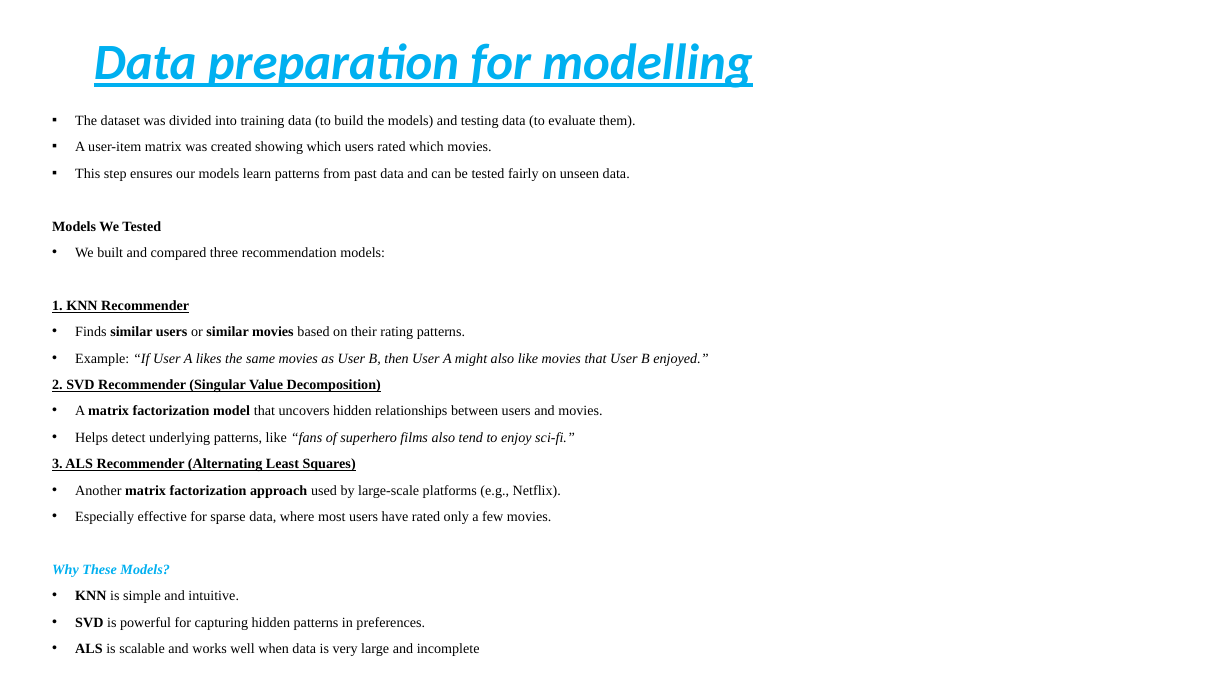
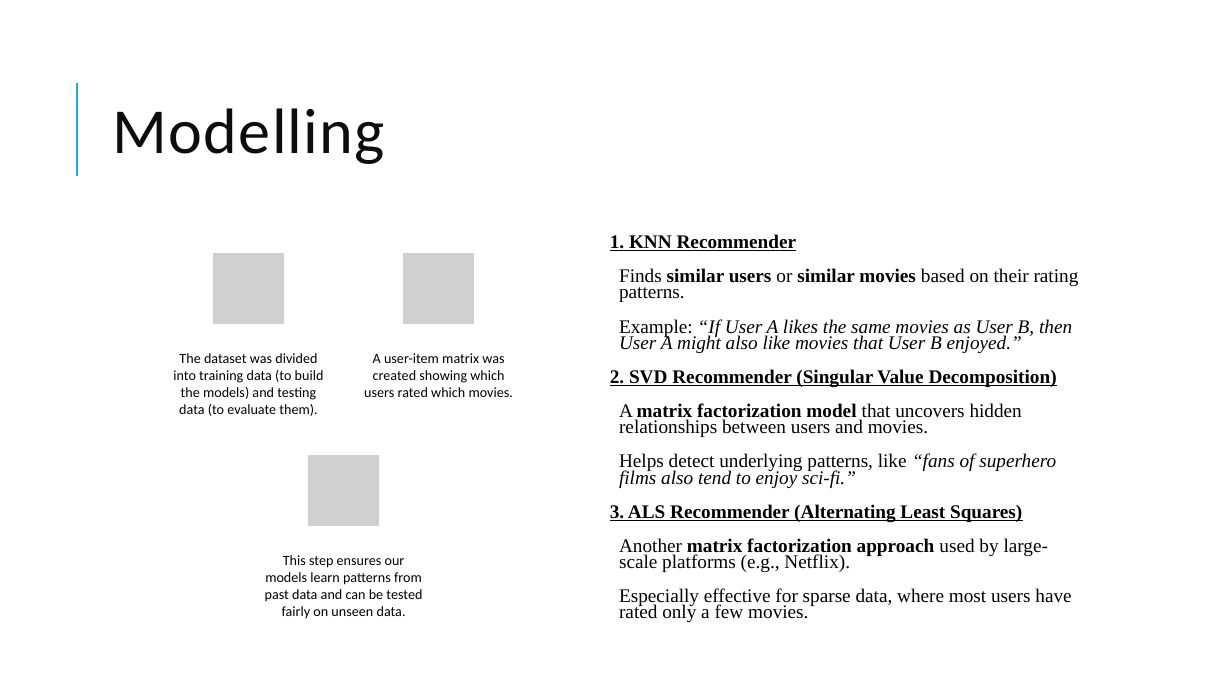
Before and after one commit to H-Rumenya/Group_2_P4_Project, a slide deck: slide 10 of Non-Technical Presentation.pptx (slide 9 before the commit). Drawn at 1232x693 pixels with LibreOffice and Linux fonts; fonts in the diff are those of the drawing; grey boxes stand for pictures. Boxes give left, top, right and bottom in pixels: in the first picture for what was removed or moved away, otherwise in the second. Text is boxed around its words. In the diff, an @@ line names an element or a change of style, - is before the commit and + after.

```diff
--- a/Non-Technical Presentation.pptx
+++ b/Non-Technical Presentation.pptx
@@ title removed at [94,43,752,88] @@
-Data preparation for modelling
@@ line added from (77, 176) to (77, 83), #1CADE4 1.5 pt @@
@@ text at [52,115,636,260]: paragraphs removed @@
-▪ The dataset was divided into training data (to build the models) and testing data (to evaluate them).
-▪ A user-item matrix was created showing which users rated which movies.
-▪ This step ensures our models learn patterns from past data and can be tested fairly on unseen data.
-Models We Tested
-• We built and compared three recommendation models:
@@ title added at [113,108,385,164], 50 pt, text #0D0D0D @@
+Modelling
@@ text "1. KNN Recommender": place and size @@
-text "1. KNN Recommender" at [52,115,708,656]
+text "1. KNN Recommender" at [610,234,1079,622]
@@ text "1. KNN Recommender" at [610,234,1079,622]: size 11 to 15 pt; line spacing 0.8 to 0.7; more space between paragraphs; bullet • to   @@
@@ text at [52,564,480,656]: paragraphs removed @@
-Why These Models?
-• KNN is simple and intuitive.
-• SVD is powerful for capturing hidden patterns in preferences.
-• ALS is scalable and works well when data is very large and incomplete
@@ group added at [173,252,513,619]: 3 pictures, 3 texts @@
+The dataset was divided into training data (to build the models) and testing data (to evaluate them).
+A user-item matrix was created showing which users rated which movies.
+This step ensures our models learn patterns from past data and can be tested fairly on unseen data.
```
Also in this commit, not shown: 10 other slides changed, 2 slides added.
